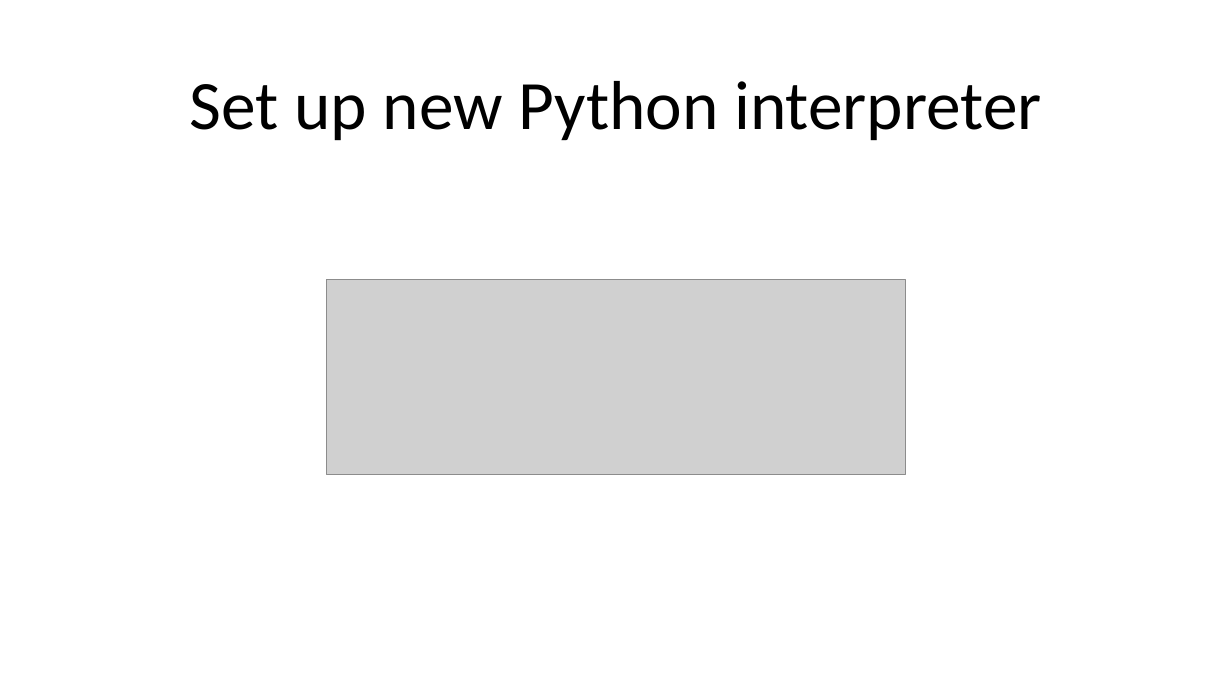
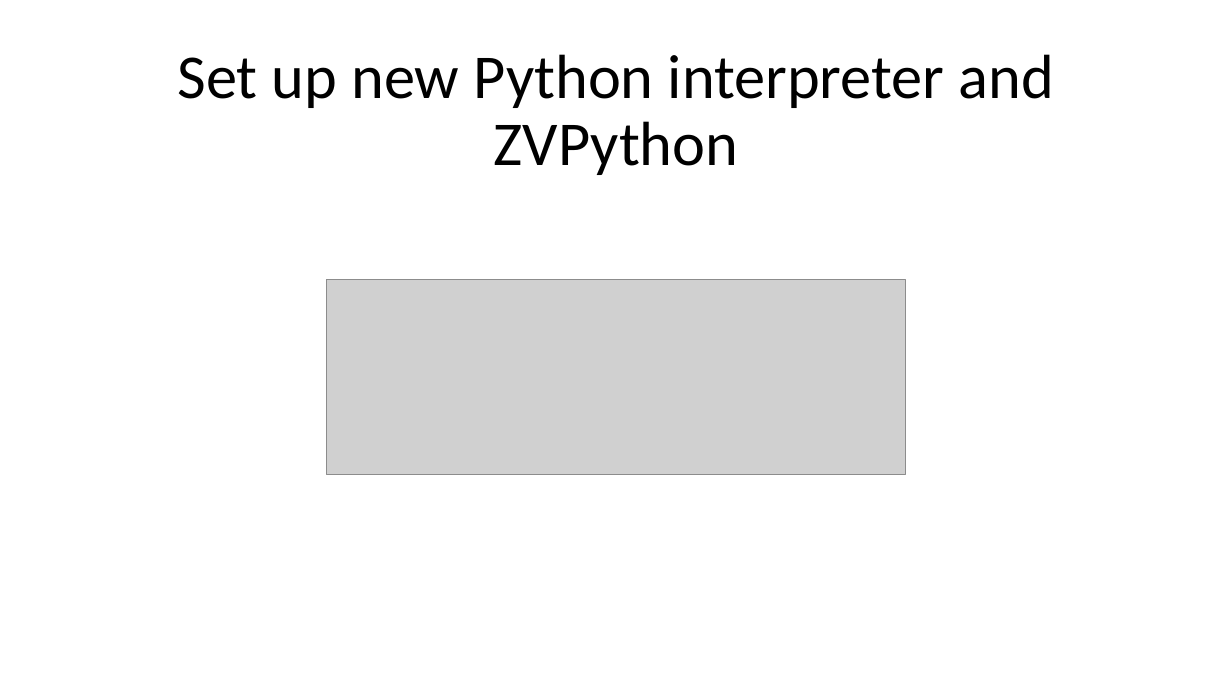
Before and after one commit to yahmlevi/ardom-1, a slide deck: slide 1 of simple_gui_ardom_integration/Set up new Python interpreter.pptx. Drawn at 1232x693 pixels with LibreOffice and Linux fonts; fonts in the diff are those of the drawing; grey boxes stand for pictures. Boxes give left, top, right and bottom in pixels: in the first picture for what was removed or moved away, otherwise in the second. Text is boxed around its words. In the diff, an @@ line names an element or a change of style, - is before the commit and + after.

```diff
--- a/simple_gui_ardom_integration/Set up new Python interpreter.pptx
+++ b/simple_gui_ardom_integration/Set up new Python interpreter.pptx
@@ title at bbox=[177, 54, 1054, 175]: text changed; size 54 to 48.6 pt @@
-Set up new Python interpreter
+Set up new Python interpreter and ZVPython
```
Also in this commit, not shown: 5 other slides changed, 3 slides added, 2 other files.
